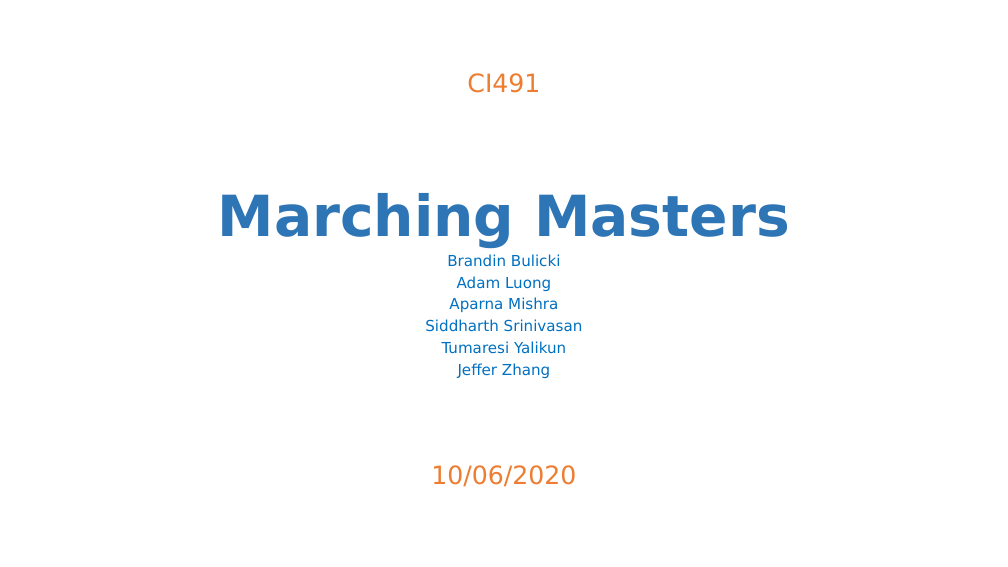
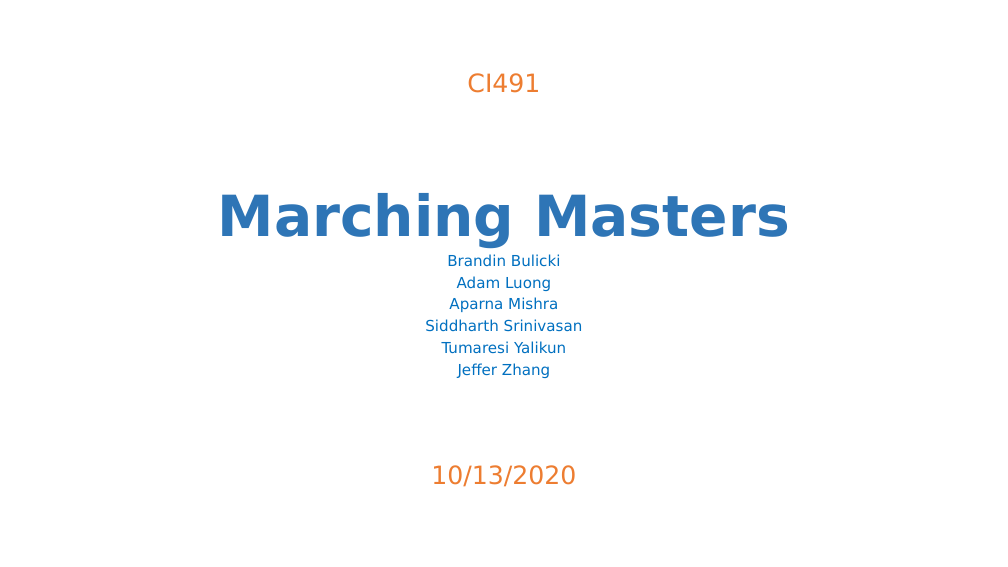
Before and after one commit to Bbulicki/MarchingMasters, a slide deck: slide 1 of Documents/Meeting Updates/MarchingMasters-1013.pptx. Drawn at 1008x567 pixels with LibreOffice and Linux fonts; fonts in the diff are those of the drawing. Boxes give left, top, right and bottom in pixels: in the first picture for what was removed or moved away, otherwise in the second. Text is boxed around its words. In the diff, an @@ line names an element or a change of style, - is before the commit and + after.

Commit message:
Add Presentations for the Week

```diff
--- a/Documents/Meeting Updates/MarchingMasters-1013.pptx
+++ b/Documents/Meeting Updates/MarchingMasters-1013.pptx
@@ subtitle at bbox=[431, 465, 576, 487]: text changed @@
-10/06/2020
+10/13/2020
```
Also in this commit, not shown: 1 other file.
